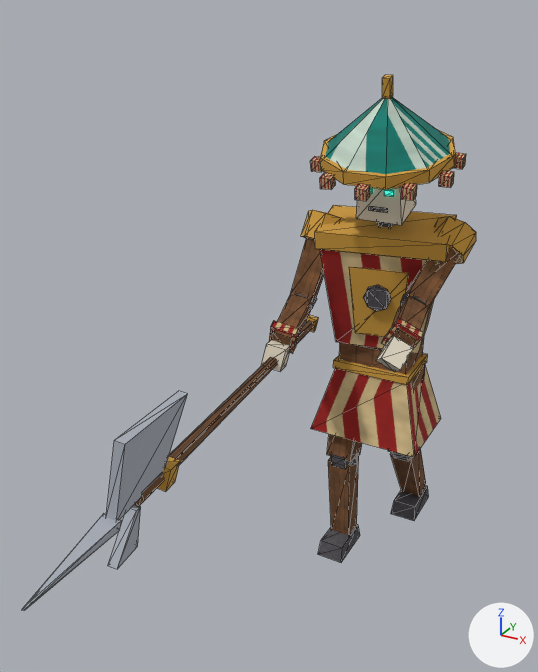
Renders of the glTF model assets/models/boss.glb from each side of a commit.
The view is the same before and after, from a camera (50 mm lens) standing at (1.64, -4.66, 3.87) and looking at (-0.2, -1.31, 2.19). The axes (+X, +Y, +Z) are drawn at lower right. The lights are the same throughout. The older version comes first. Mesh edges are drawn as thin lines. Where no turn or scale is listed for an object, it has been applied to the vertices. Vertices at exactly the same position are counted once.

In view in the first picture: 'chest', 'foot_R', 'forearm_L', 'forearm_R', 'halberd', 'hand_L', 'head', 'hips', 'shin_L', 'shin_R', 'upper_arm_L', 'upper_arm_R' and 4 more.
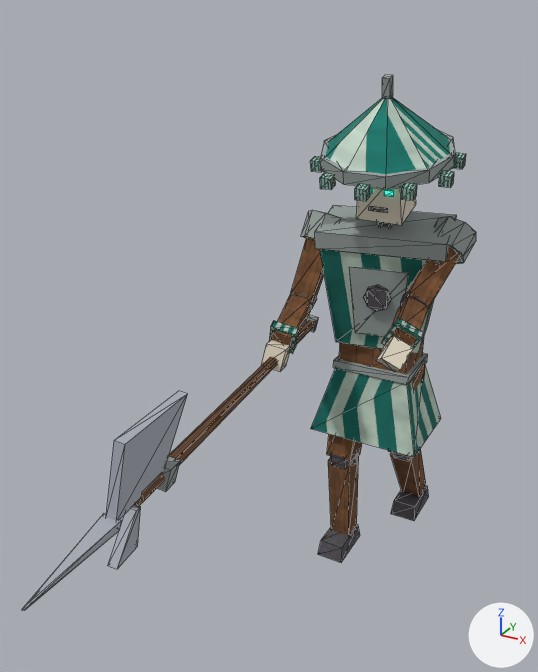
The change in detail:
Picture 'b_livery_tex' (img_b_livery_tex) is new.
Material 'b_pewter' (mat_b_pewter) is new.
Its base color is (0.319, 0.367, 0.355) (grey #99a3a1).
Its roughness is 1.0.
Material 'b_livery' (mat_b_livery) is new.
Its texture is img_b_livery_tex.
Its roughness is 1.0.
me_hips_mesh has 24 vertices, 36 faces and spans x -0.4..0.4, y -0.31..0.31, z -0.55..0.14.
me_hips_mesh is used by ob_hips; location (0.0, 0.0, 1.566).
me_hips_mesh part 1: all 12 faces that had it switch from mat_b_red (picture img_b_red_tex) to mat_b_livery (picture img_b_livery_tex).
me_hips_mesh part 2: all 12 faces that had it switch from mat_b_gold (orange #d19e40) to mat_b_pewter (grey #99a3a1).
me_chest_mesh has 48 vertices, 76 faces and spans x -0.434..0.473, y -0.418..0.245, z -0.04..0.855.
me_chest_mesh is used by ob_chest; location (0.0, 0.0, 1.766).
me_chest_mesh part 3: all 12 faces that had it switch from mat_b_red (picture img_b_red_tex) to mat_b_livery (picture img_b_livery_tex).
me_chest_mesh part 4: all 24 faces that had it switch from mat_b_gold (orange #d19e40) to mat_b_pewter (grey #99a3a1).
me_head_mesh has 163 vertices, 254 faces and spans x -0.44..0.459, y -0.543..0.379, z -0.112..0.862.
me_head_mesh is used by ob_head; location (0.023, -0.134, 2.656).
me_head_mesh part 5: all 48 faces that had it switch from mat_b_gold (orange #d19e40) to mat_b_pewter (grey #99a3a1).
me_head_mesh part 6: all 120 faces that had it switch from mat_b_red (picture img_b_red_tex) to mat_b_livery (picture img_b_livery_tex).
me_upper_arm_l_mesh has 24 vertices, 40 faces and spans x -0.198..0.15, y -0.414..0.158, z -0.416..0.163.
me_upper_arm_l_mesh is used by ob_upper_arm_l; location (0.433, -0.042, 2.508).
me_upper_arm_l_mesh part 7: all 28 faces that had it switch from mat_b_gold (orange #d19e40) to mat_b_pewter (grey #99a3a1).
me_upper_arm_r_mesh has 24 vertices, 40 faces and spans x -0.143..0.143, y -0.299..0.162, z -0.485..0.14.
me_upper_arm_r_mesh is used by ob_upper_arm_r; location (-0.395, -0.182, 2.508).
me_upper_arm_r_mesh part 8: all 28 faces that had it switch from mat_b_gold (orange #d19e40) to mat_b_pewter (grey #99a3a1).

Where the change shows, as pixel boxes [x1, y1, x2, y2] in the pictures (538 x 672 px):
part 1 of me_hips_mesh, recoloured
    both: [311, 365, 441, 457]
part 2 of me_hips_mesh, recoloured (orange to grey)
    both: [333, 353, 428, 385]
part 3 of me_chest_mesh, recoloured
    both: [320, 249, 441, 353]
part 4 of me_chest_mesh, recoloured (orange to grey)
    both: [315, 205, 457, 337]
part 5 of me_head_mesh, recoloured (orange to grey)
    both: [320, 75, 456, 189]
part 6 of me_head_mesh, recoloured
    both: [311, 153, 466, 201]
part 7 of me_upper_arm_l_mesh, recoloured (orange to grey)
    both: [434, 216, 476, 264]
part 8 of me_upper_arm_r_mesh, recoloured (orange to grey)
    both: [301, 210, 344, 239]
